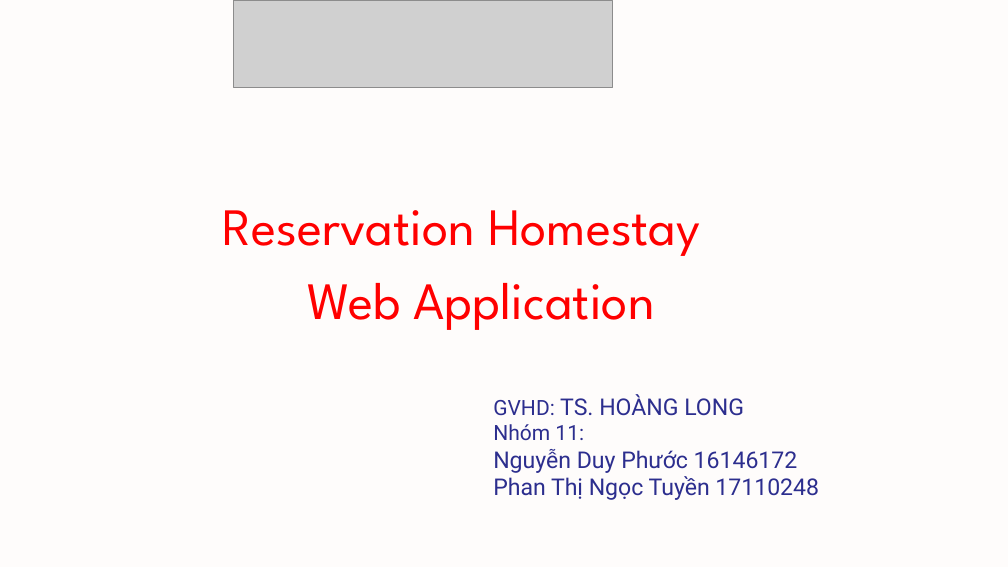
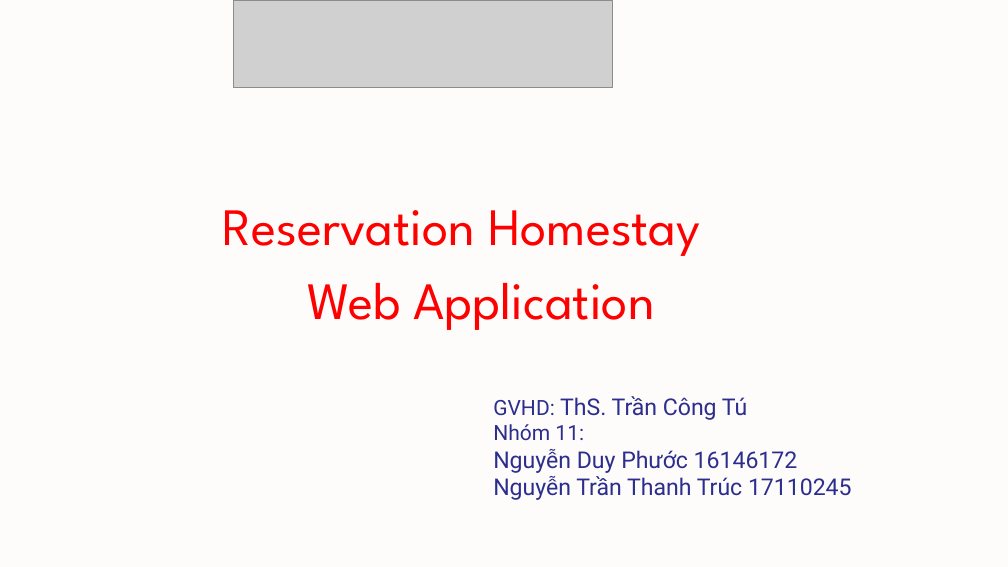
Before and after one commit to phuocngd15/QLKhachSan_DoAn1, a slide deck: slide 1 of SlideThuyetTrinh.pptx. Drawn at 1008x567 pixels with LibreOffice and Linux fonts; fonts in the diff are those of the drawing; grey boxes stand for pictures; background and template pictures are left out. Boxes give left, top, right and bottom in pixels: in the first picture for what was removed or moved away, otherwise in the second. Text is boxed around its words. In the diff, an @@ line names an element or a change of style, - is before the commit and + after.

```diff
--- a/SlideThuyetTrinh.pptx
+++ b/SlideThuyetTrinh.pptx
@@ text at (x1=493, y1=396, x2=747, y2=420): text changed @@
-GVHD: TS. HOÀNG LONG
+GVHD: ThS. Trần Công Tú
@@ text at (x1=493, y1=476, x2=852, y2=500): text changed @@
-Phan Thị Ngọc Tuyền 17110248
+Nguyễn Trần Thanh Trúc 17110245
```
Also in this commit, not shown: 8 other files.
